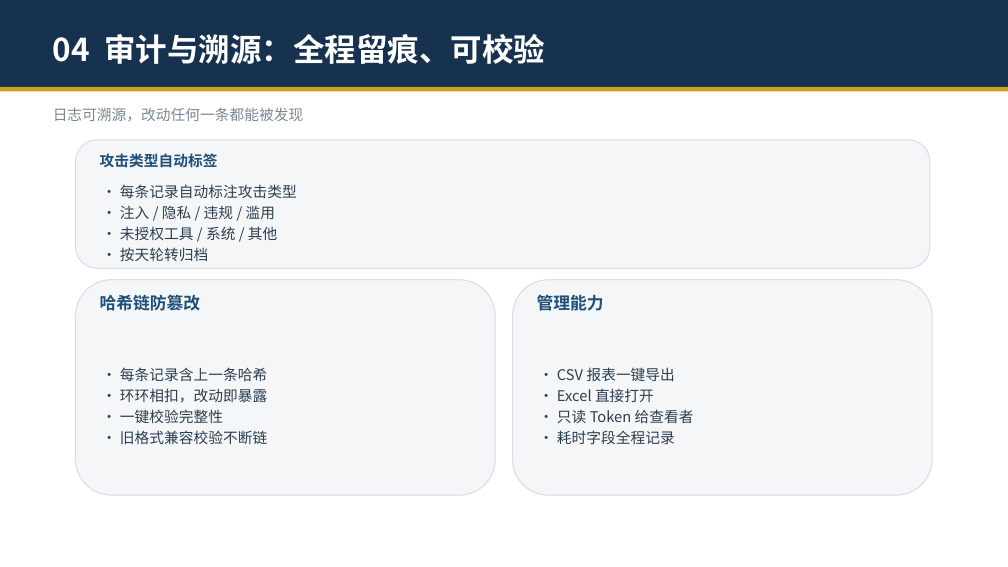
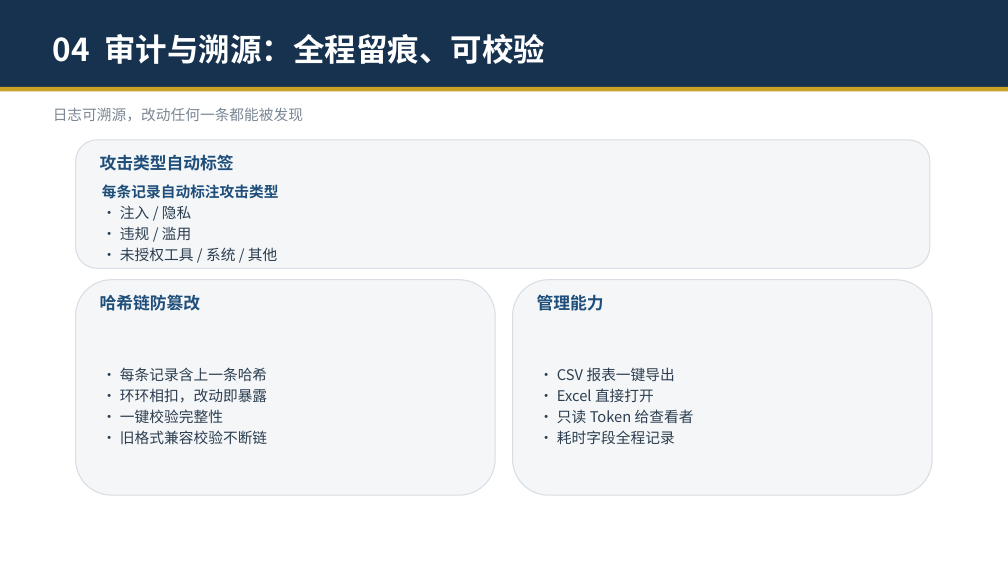
Before and after one commit to zhengyucheng-ktt/security-guard-agent, a slide deck: slide 12 of 安全交互守护智能体-演示.pptx. Drawn at 1008x567 pixels with LibreOffice and Linux fonts; fonts in the diff are those of the drawing. Boxes give left, top, right and bottom in pixels: in the first picture for what was removed or moved away, otherwise in the second. Text is boxed around its words. In the diff, an @@ line names an element or a change of style, - is before the commit and + after.

Commit message:
PPT思维链/审计页字体统一(三卡标题16内容14), 攻击类型自动标签类型每行两条排列

```diff
--- a/安全交互守护智能体-演示.pptx
+++ b/安全交互守护智能体-演示.pptx
@@ text "攻击类型自动标签" at (100, 154, 234, 171): size 14 to 16 pt @@
@@ text at (102, 184, 279, 240): text changed; text colour #2C3E50 to #1E4E79; bold on @@
-• 每条记录自动标注攻击类型
-• 注入 / 隐私 / 违规 / 滥用
+每条记录自动标注攻击类型
+• 注入 / 隐私
+• 违规 / 滥用
@@ text at (120, 247, 208, 261): paragraph removed @@
-• 按天轮转归档
```
Also in this commit, not shown: 3 other slides changed, 1 other file.
